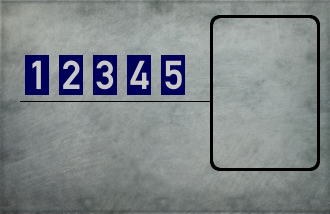
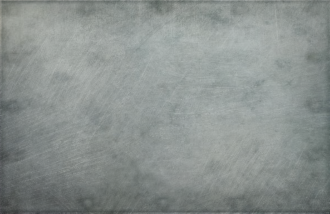
Layered file, before and after one edit (330x214). Changes by layer:
hid "shade" over [20, 101, 210, 102]
hid "1 2 3 4 5" over [32, 60, 182, 90]
hid "cards" over [25, 55, 185, 95]
hid "card" over [210, 15, 320, 171]
